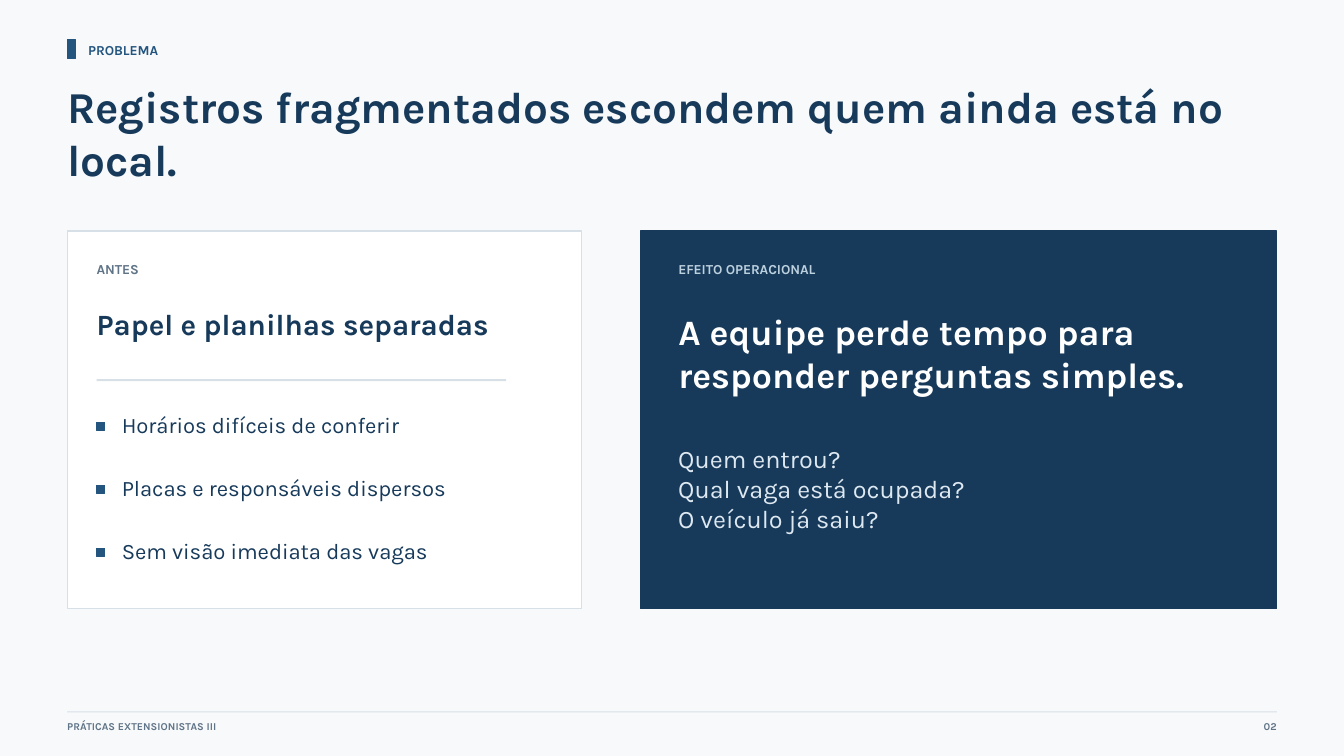
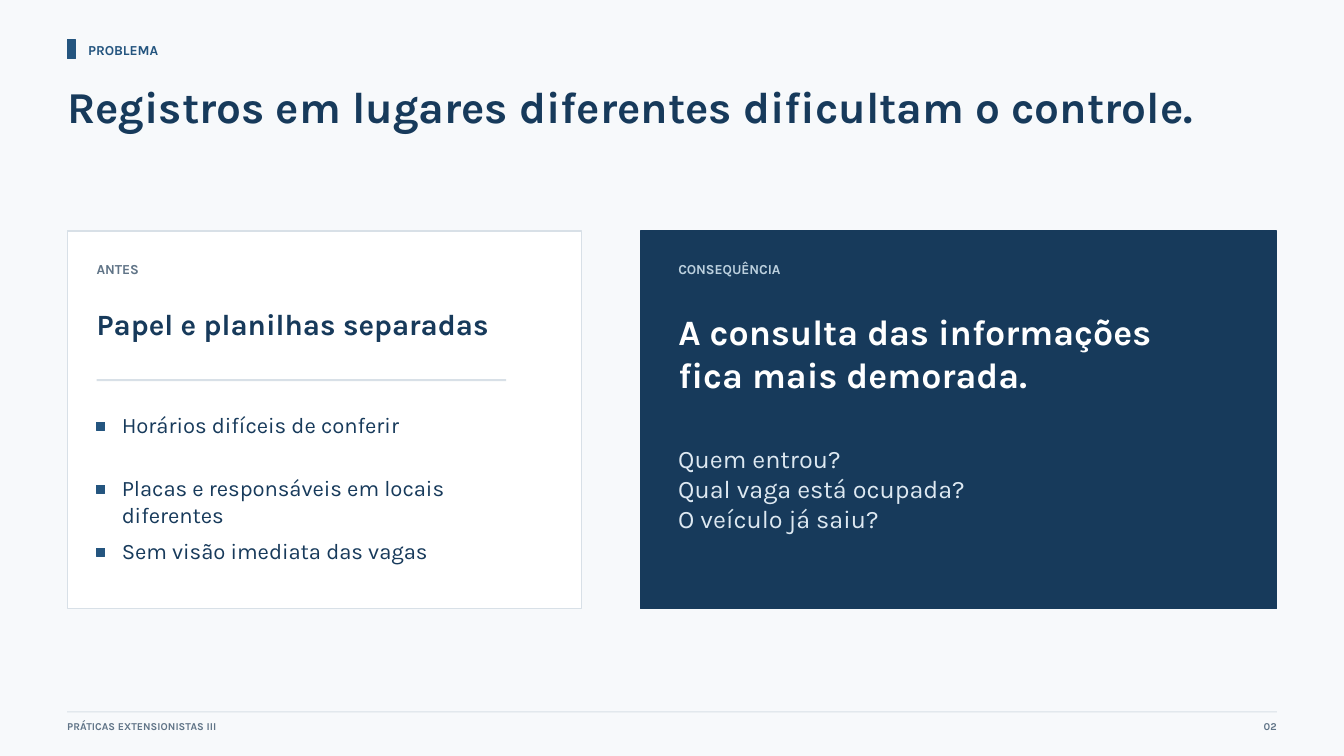
Before and after one commit to rafaeldreyer/sistema-entrada-saida-veiculos, a slide deck: slide 2 of doc/atividade-3/Apresentacao_Atividade_3_Sistema_Veiculos.pptx. Drawn at 1344x756 pixels with LibreOffice and Linux fonts; fonts in the diff are those of the drawing. Boxes give left, top, right and bottom in pixels: in the first picture for what was removed or moved away, otherwise in the second. Text is boxed around its words. In the diff, an @@ line names an element or a change of style, - is before the commit and + after.

```diff
--- a/doc/atividade-3/Apresentacao_Atividade_3_Sistema_Veiculos.pptx
+++ b/doc/atividade-3/Apresentacao_Atividade_3_Sistema_Veiculos.pptx
@@ text at (x1=67, y1=91, x2=1193, y2=134): text changed @@
-Registros fragmentados escondem quem ainda está no local.
+Registros em lugares diferentes dificultam o controle.
@@ text at (x1=678, y1=261, x2=780, y2=277): text changed @@
-EFEITO OPERACIONAL
+CONSEQUÊNCIA
@@ text at (x1=678, y1=319, x2=1151, y2=389): text changed @@
-A equipe perde tempo para responder perguntas simples.
+A consulta das informações fica mais demorada.
@@ text at (x1=122, y1=479, x2=444, y2=524): text changed @@
-Placas e responsáveis dispersos
+Placas e responsáveis em locais diferentes
```
Also in this commit, not shown: 7 other slides changed, 2 other files.
